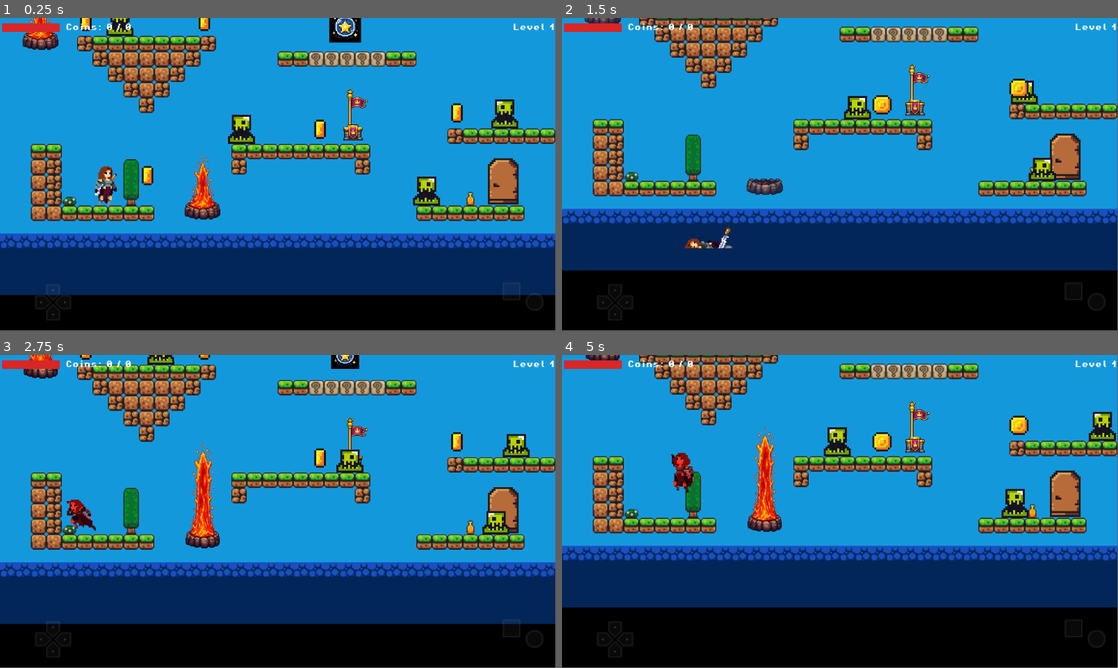
Above: before the commit, frames 1-4 (two rows, left to right).
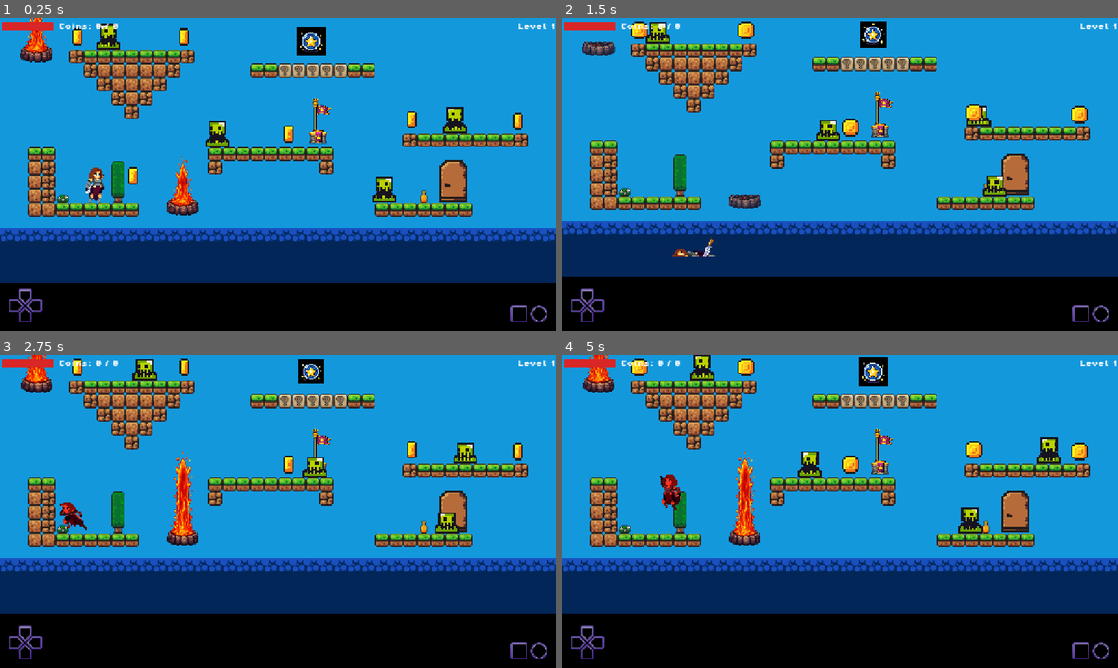
Above: after the commit, the same moments.

Repository: RazorRyan/PrincessCoinQuest
Game: Godot game, scene res://scenes/levels/forest_levels/Level03.tscn
Same seed, same stepped clock (60 frames per second), same inputs: the game is played once before the commit and once after it. This scene is started directly instead of the project's main scene. Sound files missing from this copy of the repository are replaced by a short silence.
Inputs (mouse positions are in pixels of both pictures, inside the frame that each line leads up to):
- Up to frame 1 (0.25 s): no input
- Up to frame 2 (1.5 s): tap Enter at 0.5 s; move the mouse to (962, 158) at 0.52 s; hold D (move_right) from 0.53 s (still down); tap J (attack) at 0.6, 1.35 s; click (962, 158) at 0.67 s; tap Space (jump) at 0.77 s; move the mouse to (728, 190) at 1.27 s
- Up to frame 3 (2.75 s): tap Space (jump) at 1.52 s; move the mouse to (333, 442) at 2.02 s; release D (move_right) at 2.03 s; hold A (move_left) from 2.03 s (still down); tap J (attack) at 2.1 s
- Up to frame 4 (5 s): move the mouse to (812, 574) at 2.77 s; release A (move_left) at 2.78 s; hold D (move_right) 2.78-4.28 s; tap J (attack) at 2.85, 3.6, 4.35 s; click (812, 574) at 2.92 s; tap Space (jump) at 3.02, 3.77, 4.52 s; move the mouse to (1006, 558) at 3.52 s; move the mouse to (673, 464) at 4.27 s; hold A (move_left) from 4.28 s (still down)
In our replay, the window is 799x449 before the commit and 800x450 after it. These sizes can differ from the game's own. Grey fills any space a smaller window leaves; there, only what the larger window draws over its background counts as a difference.

The runs differ from the first frame. In frame 1, 31% of the frame differs, in the area x 0-100%, y 0-98%; in frame 2, 30%; in frame 3, 28%; in frame 4, 32%.
Error in both runs: Invalid assignment of property or key 'text' with value of type 'String' on a base object of type 'null instance'. (res://scripts/ui/Hud.gd:22)

Commit message:
Mobile controls and viewport fixes

Diff:
--- a/src/project.godot
+++ b/src/project.godot
@@ -25,8 +25,14 @@
 
 [display]
 
+window/size/viewport_width=1280
+window/size/viewport_height=720
+window/size/mode=3
+window/size/borderless=true
 window/size/window_width_override=1152
 window/size/window_height_override=648
+window/stretch/mode="canvas_items"
+window/stretch/aspect="expand"
 
 [input]
 
--- a/src/scenes/ui/MobileControls.tscn
+++ b/src/scenes/ui/MobileControls.tscn
@@ -17,32 +17,32 @@
 
 [node name="DpadSprite" type="Sprite2D" parent="."]
 modulate = Color(1, 1, 1, 0.7)
-position = Vector2(110, 590)
+position = Vector2(58, 662)
 scale = Vector2(0.594, 0.6)
 texture = ExtResource("2_dpad")
 
 [node name="BtnLeft" type="TouchScreenButton" parent="."]
-position = Vector2(91, 590)
+position = Vector2(39, 662)
 action = "move_left"
 shape = SubResource("RectShape_left")
 shape_visible = false
 
 [node name="BtnRight" type="TouchScreenButton" parent="."]
-position = Vector2(129, 590)
+position = Vector2(77, 662)
 action = "move_right"
 shape = SubResource("RectShape_right")
 shape_visible = false
 
 [node name="BtnAttack" type="TouchScreenButton" parent="."]
 modulate = Color(1, 1, 1, 0.7)
-position = Vector2(1042, 548)
+position = Vector2(1176, 662)
 scale = Vector2(0.6, 0.6)
 texture_normal = ExtResource("4_square")
 action = "attack"
 
 [node name="BtnJump" type="TouchScreenButton" parent="."]
 modulate = Color(1, 1, 1, 0.7)
-position = Vector2(1090, 570)
+position = Vector2(1222, 662)
 scale = Vector2(0.6, 0.6)
 texture_normal = ExtResource("3_circle")
 action = "jump"
--- a/src/scripts/ui/MobileControls.gd
+++ b/src/scripts/ui/MobileControls.gd
@@ -1,7 +1,30 @@
 extends CanvasLayer
 
 # Mobile touch controls overlay.
-# TouchScreenButton child nodes automatically fire Input actions,
-# so keyboard controls continue to work alongside touch input.
-# No additional scripting is required — layout and action bindings
-# are configured entirely in MobileControls.tscn.
+# TouchScreenButton nodes fire Input actions automatically — keyboard input is unaffected.
+#
+# Positions are recalculated at runtime so buttons stick to screen edges on any
+# screen size (essential when stretch/aspect = expand changes the effective viewport width).
+
+func _ready() -> void:
+	var vp := get_viewport().get_visible_rect().size
+
+	# ── Left side: d-pad ────────────────────────────────────────────────────────
+	# DpadSprite is a Sprite2D whose origin is its centre.
+	# BtnLeft / BtnRight are TouchScreenButton with an invisible shape whose
+	# hit-box is centred on the node's position.
+	# 20 px padding from left and bottom edges.
+	var dpad_cx := 58.0
+	var dpad_cy := vp.y - 58.0
+	$DpadSprite.position = Vector2(dpad_cx, dpad_cy)
+	$BtnLeft.position    = Vector2(dpad_cx - 19.0, dpad_cy)
+	$BtnRight.position   = Vector2(dpad_cx + 19.0, dpad_cy)
+
+	# ── Right side: action buttons ───────────────────────────────────────────────
+	# BtnAttack / BtnJump are TouchScreenButton with a texture_normal.
+	# For textured TouchScreenButtons the position is the top-left corner.
+	# Buttons are 64×64 px at scale 0.6 → ~38 px rendered.
+	# Laid out side-by-side with 8 px gap; 20 px padding from right and bottom.
+	var btn_y    := vp.y - 58.0          # top-left y  (bottom pad 20 + height 38)
+	$BtnAttack.position = Vector2(vp.x - 104.0, btn_y)   # square (left)
+	$BtnJump.position   = Vector2(vp.x - 58.0,  btn_y)   # circle (right)
Binary file changed: src/assets/controls/button_circle.png
Binary file changed: src/assets/controls/button_square.png
Binary file changed: src/assets/controls/dpad_separate.png
Binary file added: src/assets/enemies/demon_slime_boss.png
Not shown, changed: src/assets/enemies/demon_slime_boss.png.import
Not shown, changed: src/export_presets.cfg
Not shown, added: images/AppIconV2.png
Not shown, added: images/FeatureImage_V2.png
